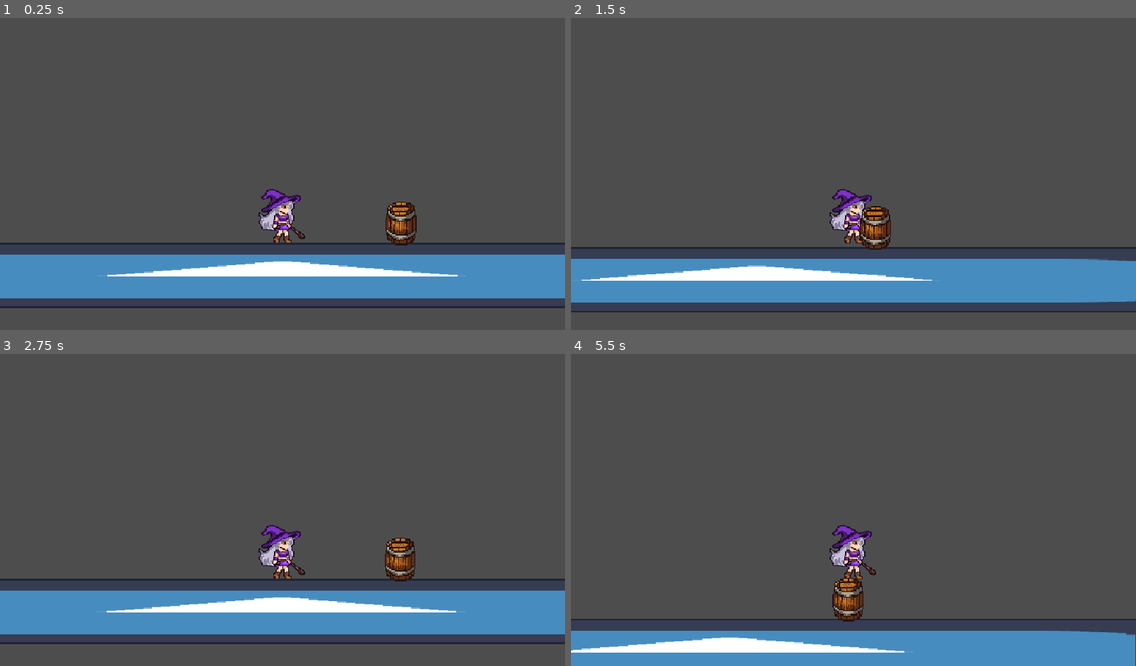
Above: before the commit, frames 1-4 (two rows, left to right).
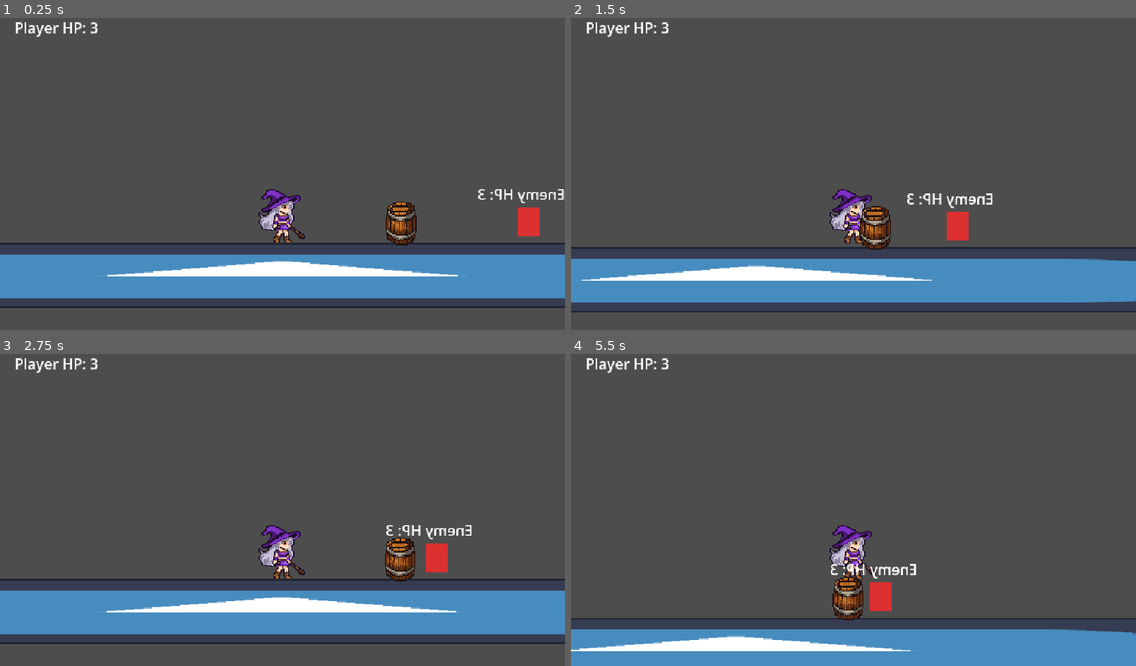
Above: after the commit, the same moments.

Repository: komura-athushi/The-Witch-s-Strange-Adventure
Game: Godot game, scene res://assets/levels/stages/Stage.tscn
The game is run twice, just before and just after one commit, with the same random seed, the same clock (stepped at 60 frames per second) and the same inputs. The engine's default icon, where the game draws it, is replaced by a stand-in: a white triangle on a blue panel in a dark square.
Inputs (mouse positions are in pixels of both pictures, inside the frame that each line leads up to):
- Up to frame 1 (0.25 s): no input
- Up to frame 2 (1.5 s): move the mouse to (977, 149) at 0.52 s; hold D (move_right) 0.53-1.25 s; click (977, 149) at 0.67 s; tap Space (jump) at 0.77 s; drag from (740, 183) to (853, 223) at 1.27 s
- Up to frame 3 (2.75 s): move the mouse to (339, 428) at 2.02 s; hold A (move_left) from 2.03 s (still down)
- Up to frame 4 (5.5 s): release A (move_left) at 2.75 s; drag from (825, 569) to (684, 453) at 2.77 s; tap Enter at 3.5 s; move the mouse to (1023, 550) at 3.52 s; hold D (move_right) 3.53-4.25 s; tap Space (jump) at 3.77, 5 s; drag from (684, 453) to (768, 419) at 4.27 s; move the mouse to (881, 503) at 5.02 s; hold D (move_right) from 5.03 s (still down); click (881, 503) at 5.17 s

The runs differ from the first frame. In frame 1, 0.8% of the frame differs, in the area x 2-100%, y 1-70%; in frame 2, 0.8%; in frame 3, 0.8%; in frame 4, 2.5%, in the area x 0-100%, y 1-100%.

Commit message:
Add mock state-machine enemy AI for 2D sidescroller

Diff:
--- /dev/null
+++ b/assets/characters/enemy/EnemyPatrol.gd
@@ -0,0 +1,114 @@
+extends CharacterBody2D
+class_name EnemyPatrol
+
+enum State {
+	PATROL,
+	WAIT,
+	DEAD,
+	FADING,
+}
+
+@export var max_hp: int = 3
+@export var move_speed: float = 40.0
+@export var patrol_seconds: float = 5.0
+@export var wait_seconds: float = 1.0
+@export var damage_invincible_seconds: float = 1.0
+@export var body_contact_damage: int = 1
+@export var moving_object_speed_threshold: float = 80.0
+@export var fade_delay_seconds: float = 2.0
+@export var fade_duration_seconds: float = 1.0
+
+@onready var state_timer: Timer = $StateTimer
+@onready var invincible_timer: Timer = $InvincibleTimer
+@onready var fade_delay_timer: Timer = $FadeDelayTimer
+@onready var fade_tween_player: AnimationPlayer = $FadeAnimationPlayer
+@onready var detector: Area2D = $DamageDetector
+@onready var hp_label: Label = $HpLabel
+
+var state: State = State.PATROL
+var current_hp: int
+var patrol_direction: float = -1.0
+var is_damage_invincible: bool = false
+
+func _ready() -> void:
+	current_hp = max_hp
+	_update_hp_label()
+	state_timer.timeout.connect(_on_state_timer_timeout)
+	invincible_timer.timeout.connect(_on_invincible_timer_timeout)
+	fade_delay_timer.timeout.connect(_on_fade_delay_timer_timeout)
+	detector.body_entered.connect(_on_damage_detector_body_entered)
+	_enter_patrol_state()
+
+func _physics_process(_delta: float) -> void:
+	match state:
+		State.PATROL:
+			velocity = Vector2(patrol_direction * move_speed, 0.0)
+			move_and_slide()
+		State.WAIT, State.DEAD, State.FADING:
+			velocity = Vector2.ZERO
+
+func _enter_patrol_state() -> void:
+	state = State.PATROL
+	state_timer.start(patrol_seconds)
+	scale.x = sign(patrol_direction)
+
+func _enter_wait_state() -> void:
+	state = State.WAIT
+	state_timer.start(wait_seconds)
+
+func _on_state_timer_timeout() -> void:
+	if state == State.PATROL:
+		_enter_wait_state()
+	elif state == State.WAIT:
+		patrol_direction *= -1.0
+		_enter_patrol_state()
+
+func _on_damage_detector_body_entered(body: Node) -> void:
+	if state == State.DEAD or state == State.FADING:
+		return
+
+	if body.is_in_group("Player") and body.has_method("receive_damage"):
+		body.receive_damage(body_contact_damage)
+		return
+
+	if body is CharacterBody2D:
+		var mover := body as CharacterBody2D
+		if mover.velocity.length() >= moving_object_speed_threshold:
+			receive_damage(1)
+
+func receive_damage(amount: int = 1) -> void:
+	if is_damage_invincible or state == State.DEAD or state == State.FADING:
+		return
+
+	current_hp = max(current_hp - amount, 0)
+	_update_hp_label()
+
+	if current_hp <= 0:
+		_die()
+		return
+
+	is_damage_invincible = true
+	invincible_timer.start(damage_invincible_seconds)
+	modulate = Color(1.0, 0.6, 0.6, 1.0)
+
+func _die() -> void:
+	state = State.DEAD
+	velocity = Vector2.ZERO
+	set_physics_process(false)
+	modulate = Color(1.0, 1.0, 1.0, 1.0)
+	fade_delay_timer.start(fade_delay_seconds)
+
+func _on_fade_delay_timer_timeout() -> void:
+	state = State.FADING
+	fade_tween_player.play("fade_out")
+
+func _on_fade_animation_player_animation_finished(anim_name: StringName) -> void:
+	if anim_name == &"fade_out":
+		queue_free()
+
+func _on_invincible_timer_timeout() -> void:
+	is_damage_invincible = false
+	modulate = Color(1.0, 1.0, 1.0, 1.0)
+
+func _update_hp_label() -> void:
+	hp_label.text = "Enemy HP: %d" % current_hp
--- /dev/null
+++ b/assets/characters/enemy/EnemyPatrol.tscn
@@ -0,0 +1,67 @@
+[gd_scene load_steps=5 format=3]
+
+[ext_resource type="Script" path="res://assets/characters/enemy/EnemyPatrol.gd" id="1"]
+
+[sub_resource type="RectangleShape2D" id="1"]
+size = Vector2(24, 32)
+
+[sub_resource type="CircleShape2D" id="2"]
+radius = 18.0
+
+[sub_resource type="Animation" id="3"]
+resource_name = "fade_out"
+length = 1.0
+tracks/0/type = "value"
+tracks/0/imported = false
+tracks/0/enabled = true
+tracks/0/path = NodePath(".:modulate")
+tracks/0/interp = 1
+tracks/0/loop_wrap = true
+tracks/0/keys = {
+"times": PackedFloat32Array(0, 1),
+"transitions": PackedFloat32Array(1, 1),
+"update": 0,
+"values": [Color(1, 1, 1, 1), Color(1, 1, 1, 0)]
+}
+
+[node name="EnemyPatrol" type="CharacterBody2D"]
+script = ExtResource("1")
+
+[node name="ColorRect" type="ColorRect" parent="."]
+offset_left = -12.0
+offset_top = -16.0
+offset_right = 12.0
+offset_bottom = 16.0
+color = Color(0.86, 0.19, 0.19, 1)
+
+[node name="CollisionShape2D" type="CollisionShape2D" parent="."]
+shape = SubResource("1")
+
+[node name="DamageDetector" type="Area2D" parent="."]
+
+[node name="CollisionShape2D" type="CollisionShape2D" parent="DamageDetector"]
+shape = SubResource("2")
+
+[node name="StateTimer" type="Timer" parent="."]
+one_shot = true
+
+[node name="InvincibleTimer" type="Timer" parent="."]
+one_shot = true
+
+[node name="FadeDelayTimer" type="Timer" parent="."]
+one_shot = true
+
+[node name="FadeAnimationPlayer" type="AnimationPlayer" parent="."]
+libraries = {
+"": SubResource("3")
+}
+
+[node name="HpLabel" type="Label" parent="."]
+offset_left = -40.0
+offset_top = -42.0
+offset_right = 40.0
+offset_bottom = -20.0
+horizontal_alignment = 1
+text = "Enemy HP: 3"
+
+[connection signal="animation_finished" from="FadeAnimationPlayer" to="." method="_on_fade_animation_player_animation_finished"]
--- a/assets/characters/player/Player.gd
+++ b/assets/characters/player/Player.gd
@@ -2,21 +2,30 @@
 extends CharacterBody2D
 
 @export var config: PlayerConfig
-
+@export var max_hp: int = 3
+@export var damage_invincible_seconds: float = 3.0
 
 @export_flags_2d_physics var click_mask: int = 1 << 3
 
 @onready var hold_socket: Marker2D = $HoldSocket
 @onready var interaction_detector: Area2D = $InteractionDetector
+@onready var damage_invincible_timer: Timer = $DamageInvincibleTimer
+@onready var hp_label: Label = $MockUi/HpLabel
 var nearby_interactables: Array[Node] = []
 var held_item: PickupItem = null
+var current_hp: int
+var is_damage_invincible: bool = false
 
 
 func _ready() -> void:
 	if config == null:
 		config = PlayerConfig.new()
+	current_hp = max_hp
+	_update_hp_label()
 	interaction_detector.body_entered.connect(_on_detector_body_entered)
 	interaction_detector.body_exited.connect(_on_detector_body_exited)
+	damage_invincible_timer.timeout.connect(_on_damage_invincible_timer_timeout)
+	add_to_group("Player")
 
 func _physics_process(delta: float) -> void:
 
@@ -86,6 +95,23 @@
 func get_hold_position(item_offset: Vector2) -> Vector2:
 	return hold_socket.global_position + item_offset
 
+func receive_damage(amount: int = 1) -> void:
+	if is_damage_invincible:
+		return
+
+	current_hp = max(current_hp - amount, 0)
+	_update_hp_label()
+	is_damage_invincible = true
+	damage_invincible_timer.start(damage_invincible_seconds)
+	modulate = Color(1.0, 0.6, 0.6, 1.0)
+
+func _update_hp_label() -> void:
+	hp_label.text = "Player HP: %d" % current_hp
+
+func _on_damage_invincible_timer_timeout() -> void:
+	is_damage_invincible = false
+	modulate = Color(1.0, 1.0, 1.0, 1.0)
+
 func _get_clicked_interactable(mouse_global: Vector2) -> Node:
 	var params := PhysicsPointQueryParameters2D.new()
 	params.position = mouse_global
--- a/assets/characters/player/player.tscn
+++ b/assets/characters/player/player.tscn
@@ -33,3 +33,15 @@
 
 [node name="CollisionShape2D" type="CollisionShape2D" parent="InteractionDetector" unique_id=1449686852]
 shape = SubResource("CircleShape2D_c1sar")
+
+[node name="DamageInvincibleTimer" type="Timer" parent="."]
+one_shot = true
+
+[node name="MockUi" type="CanvasLayer" parent="."]
+
+[node name="HpLabel" type="Label" parent="MockUi"]
+offset_left = 16.0
+offset_top = 16.0
+offset_right = 190.0
+offset_bottom = 40.0
+text = "Player HP: 3"
--- a/assets/levels/stages/Stage.tscn
+++ b/assets/levels/stages/Stage.tscn
@@ -3,6 +3,7 @@
 [ext_resource type="PackedScene" uid="uid://dkcvic8lqhu2b" path="res://assets/characters/player/player.tscn" id="1_sc14x"]
 [ext_resource type="PackedScene" uid="uid://wywbaagc7hwm" path="res://assets/characters/backgrounds/tests/BackGroundTest.tscn" id="2_5sdbm"]
 [ext_resource type="PackedScene" uid="uid://bsq1fna1l0b3g" path="res://assets/characters/monos/PickupItem.tscn" id="3_5sdbm"]
+[ext_resource type="PackedScene" path="res://assets/characters/enemy/EnemyPatrol.tscn" id="4_enemy"]
 
 [node name="Node2D" type="Node2D" unique_id=219757869]
 
@@ -16,3 +17,6 @@
 [node name="PickupItem" parent="." unique_id=2121301379 instance=ExtResource("3_5sdbm")]
 position = Vector2(130, 23)
 scale = Vector2(0.14230613, 0.18575664)
+
+[node name="EnemyPatrol" parent="." instance=ExtResource("4_enemy")]
+position = Vector2(280, 24)
